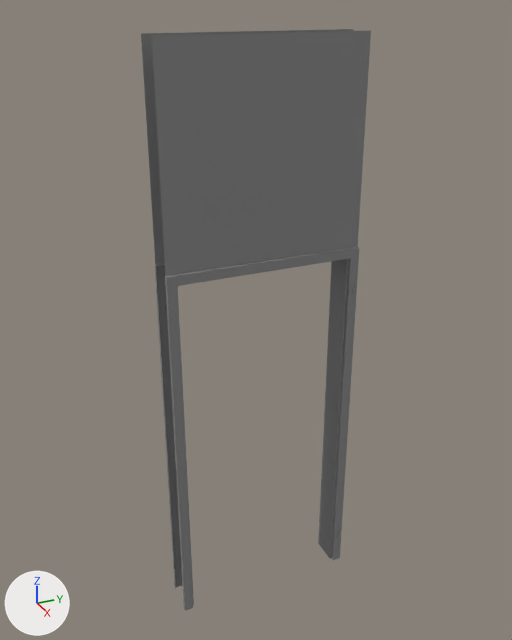
Two versions of the FBX model Assets/Models/House/mod_Wand_mit_Tuer.fbx, one commit apart.
Both versions are drawn from a 50 mm camera at (5.9, -1.7, 6.28) aimed at (-0.06, 0.98, 3.3). The lights are fixed; the arrows at lower left show +X, +Y and +Z. Where no turn or scale is listed for an object, it has been applied to the vertices.

Names of what the first picture shows: 'Wand_mit_Tuerrahmen'.
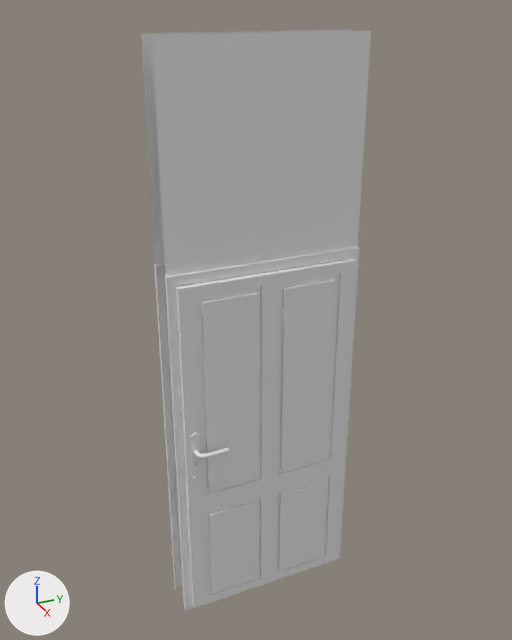
Changed parts and their boxes [x1, y1, x2, y2] in the pictures (512 x 640 px):
'Wand_mit_Tuerrahmen', recoloured
    both: [141, 29, 371, 611]
'Tuer', added
    after: [176, 259, 356, 608]
'Klinke', added
    after: [194, 448, 229, 459]

What changed in the scene script:
```text
Change me_fensterrahmen_003:
    where me_fensterrahmen_003.from_pydata(...)  # 68 vertices, 41 faces; spans x -0.19..0.21, y 0.0..2.0, z 0.0..6.0
    remove me_fensterrahmen_003.materials.append(mat_none_007)  # picture img_waende_treppen_fenster_textur_jpg
Add me_fensterrahmen_006:
    me_fensterrahmen_006.from_pydata(...)  # 80 vertices, 66 faces; spans x -0.19..0.19, y -0.026..0.307, z -0.024..0.024
Add me_fensterrahmen_007:
    me_fensterrahmen_007.from_pydata(...)  # 418 vertices, 350 faces; spans x -0.06..0.06, y -1.88..0.01, z -2.04..1.8
Add ob_klinke:
    ob_klinke = bpy.data.objects.new('Klinke', me_fensterrahmen_006)
    ob_klinke.location = (0.2, 0.18, 2.14)
Add ob_tuer:
    ob_tuer = bpy.data.objects.new('Tuer', me_fensterrahmen_007)
    ob_tuer.location = (0.2, 1.96, 2.1)
```
